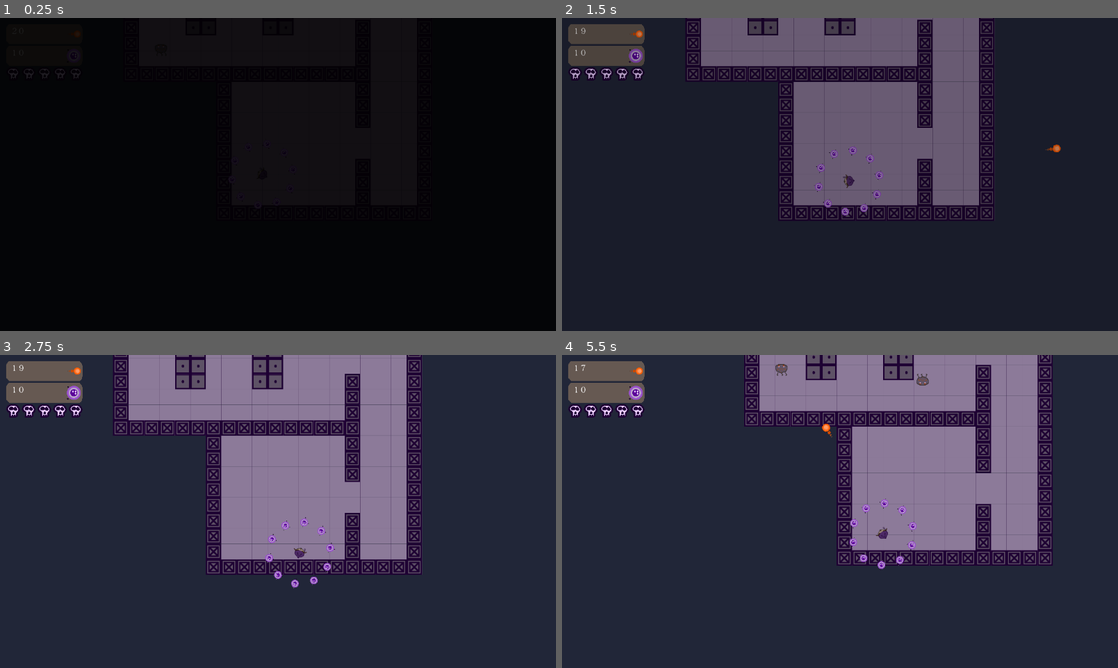
Above: before the commit, frames 1-4 (two rows, left to right).
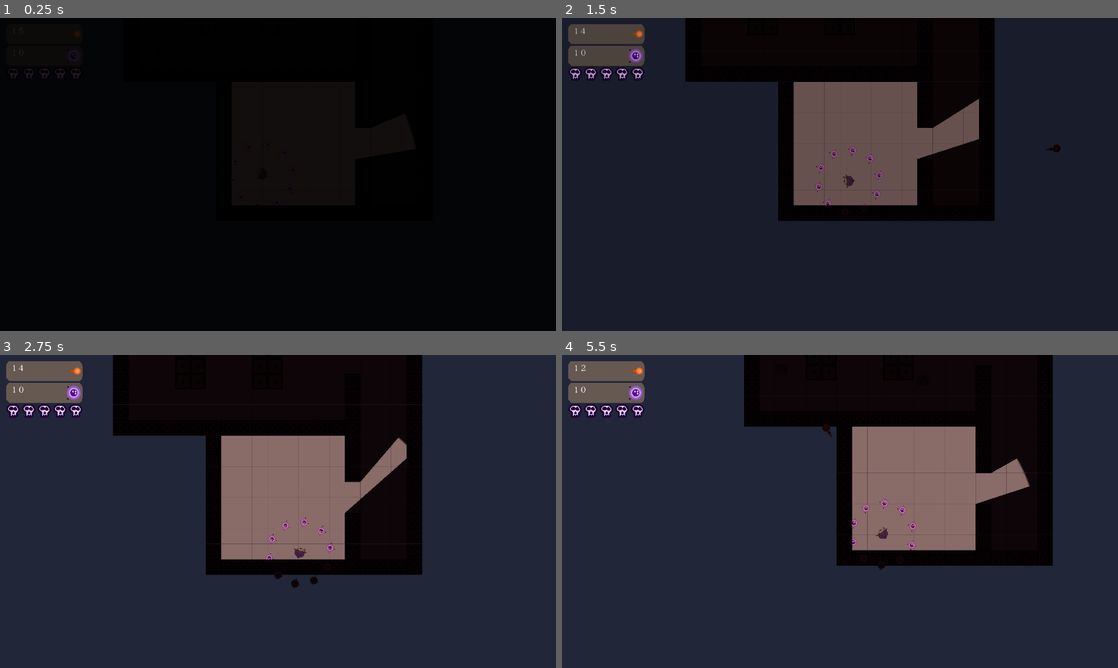
Above: after the commit, the same moments.

Repository: blackmadgames/sacrifices
Game: Godot game, scene res://scenes/game_scenes/Level1.tscn
Same seed, same stepped clock (60 frames per second), same inputs: the game is played once before the commit and once after it. This scene is started directly instead of the project's main scene.
Inputs (mouse positions are in pixels of both pictures, inside the frame that each line leads up to):
- Up to frame 1 (0.25 s): no input
- Up to frame 2 (1.5 s): move the mouse to (962, 158) at 0.52 s; hold D (move_right) 0.53-1.28 s; click (962, 158) at 0.6 s; move the mouse to (728, 190) at 1.27 s; hold S (move_down) from 1.28 s (still down); tap F (interact) at 1.35 s
- Up to frame 3 (2.75 s): move the mouse to (333, 442) at 2.02 s; release S (move_down) at 2.03 s; hold D (move_right) from 2.03 s (still down); tap Shift (look_ahead) at 2.1 s
- Up to frame 4 (5.5 s): move the mouse to (812, 574) at 2.77 s; release D (move_right) at 2.78 s; hold W (move_up) 2.78-3.53 s; click (812, 574) at 2.85 s; move the mouse to (1006, 558) at 3.52 s; hold A (move_left) 3.53-5.03 s; tap F (interact) at 3.6 s; move the mouse to (673, 464) at 4.27 s; tap Shift (look_ahead) at 4.35 s; move the mouse to (867, 511) at 5.02 s; hold S (move_down) from 5.03 s (still down); click (867, 511) at 5.1 s

The runs differ from the first frame. In frame 1, less than 0.1% of the frame differs, in the area x 28-47%, y 9-61%; in frame 2, 29%; in frame 3, 32%, in the area x 3-76%, y 0-75%; in frame 4, 30%.

Commit message:
Light games

Diff:
--- a/default_env.tres
+++ b/default_env.tres
@@ -3,5 +3,4 @@
 [sub_resource type="ProceduralSky" id=1]
 
 [resource]
-background_mode = 2
 background_sky = SubResource( 1 )
--- a/scenes/actors/Player.tscn
+++ b/scenes/actors/Player.tscn
@@ -11,6 +11,7 @@
 [ext_resource path="res://assets/sfx/Shoot.wav" type="AudioStream" id=9]
 [ext_resource path="res://scripts/PlayerCamera.gd" type="Script" id=10]
 [ext_resource path="res://scenes/fx/ScreenShake.tscn" type="PackedScene" id=11]
+[ext_resource path="res://assets/art/placeholders/img/light_circle.png" type="Texture" id=12]
 
 [sub_resource type="RectangleShape2D" id=1]
 extents = Vector2( 14.4138, 15.7931 )
@@ -81,6 +82,12 @@
 editor_draw_drag_margin = true
 
 [node name="ScreenShakeFX" parent="Pivot/CameraOffset/Camera2D" instance=ExtResource( 11 )]
+
+[node name="Light2D" type="Light2D" parent="."]
+texture = ExtResource( 12 )
+texture_scale = 5.0
+color = Color( 0.882353, 0.843137, 0.635294, 1 )
+shadow_enabled = true
 [connection signal="die" from="." to="." method="_on_Player_die"]
 [connection signal="fire" from="." to="SFX" method="_on_Player_fire"]
 [connection signal="fire" from="." to="Gun" method="_on_Player_fire"]
--- a/scenes/game_scenes/Level1.tscn
+++ b/scenes/game_scenes/Level1.tscn
@@ -36,74 +36,74 @@
 
 [node name="EnemySpawner" parent="." instance=ExtResource( 5 )]
 position = Vector2( 81.3809, -333.991 )
-spawn_on_ready = true
+delay_between_spawn = 60.0
 
 [node name="EnemySpawner2" parent="." instance=ExtResource( 5 )]
 position = Vector2( -208.973, -239.868 )
-spawn_on_ready = true
+delay_between_spawn = 60.0
 
 [node name="EnemySpawner3" parent="." instance=ExtResource( 5 )]
 position = Vector2( 401.547, -527.625 )
-spawn_on_ready = true
+delay_between_spawn = 60.0
 
 [node name="EnemySpawner4" parent="." instance=ExtResource( 5 )]
 position = Vector2( 399.924, -688.305 )
 rotation = -1.5708
-spawn_on_ready = true
+delay_between_spawn = 60.0
 
 [node name="EnemySpawner5" parent="." instance=ExtResource( 5 )]
 position = Vector2( 302.542, -430.784 )
 rotation = -1.5708
-spawn_on_ready = true
+delay_between_spawn = 60.0
 
 [node name="EnemySpawner6" parent="." instance=ExtResource( 5 )]
 position = Vector2( 145.109, -911.741 )
 rotation = -1.5708
-spawn_on_ready = true
+delay_between_spawn = 60.0
 
 [node name="EnemySpawner7" parent="." instance=ExtResource( 5 )]
 position = Vector2( -110.247, -653.68 )
 rotation = -1.5708
-spawn_on_ready = true
+delay_between_spawn = 60.0
 
 [node name="EnemySpawner8" parent="." instance=ExtResource( 5 )]
 position = Vector2( -46.9493, -1102.18 )
 rotation = -1.5708
-spawn_on_ready = true
+delay_between_spawn = 60.0
 
 [node name="EnemySpawner9" parent="." instance=ExtResource( 5 )]
 position = Vector2( -274.173, -1003.71 )
 rotation = -1.5708
-spawn_on_ready = true
+delay_between_spawn = 60.0
 
 [node name="EnemySpawner10" parent="." instance=ExtResource( 5 )]
 position = Vector2( -432.689, -1068.63 )
 rotation = -1.5708
-spawn_on_ready = true
+delay_between_spawn = 60.0
 
 [node name="EnemySpawner11" parent="." instance=ExtResource( 5 )]
 position = Vector2( -305.011, -1166.56 )
-spawn_on_ready = true
+delay_between_spawn = 60.0
 
 [node name="EnemySpawner12" parent="." instance=ExtResource( 5 )]
 position = Vector2( 239.245, -1164.93 )
-spawn_on_ready = true
+delay_between_spawn = 60.0
 
 [node name="EnemySpawner13" parent="." instance=ExtResource( 5 )]
 position = Vector2( 394.514, -1037.8 )
-spawn_on_ready = true
+delay_between_spawn = 60.0
 
 [node name="EnemySpawner14" parent="." instance=ExtResource( 5 )]
 position = Vector2( 301.461, -1300.73 )
-spawn_on_ready = true
+delay_between_spawn = 60.0
 
 [node name="EnemySpawner15" parent="." instance=ExtResource( 5 )]
 position = Vector2( 494.601, -1069.72 )
-spawn_on_ready = true
+delay_between_spawn = 60.0
 
 [node name="EnemySpawner16" parent="." instance=ExtResource( 5 )]
 position = Vector2( 527.061, -783.522 )
-spawn_on_ready = true
+delay_between_spawn = 60.0
 
 [node name="Shop" parent="." instance=ExtResource( 6 )]
 position = Vector2( 112, -558 )
@@ -124,6 +124,9 @@
 stream = ExtResource( 7 )
 volume_db = -18.0
 autoplay = true
+
+[node name="CanvasModulate" type="CanvasModulate" parent="."]
+color = Color( 0.0901961, 0.0431373, 0.0431373, 1 )
 [connection signal="fire" from="Player" to="CanvasLayer/GUI" method="_on_Player_fire"]
 [connection signal="healed" from="Player" to="CanvasLayer/GUI" method="_on_Player_healed"]
 [connection signal="hit" from="Player" to="CanvasLayer/GUI" method="_on_Player_hit"]
--- a/scripts/actors/Player.gd
+++ b/scripts/actors/Player.gd
@@ -8,7 +8,7 @@
 signal healed
 signal shield_up
 
-var max_gun_ammo: int = 20
+var max_gun_ammo: int = 15
 onready var gun_ammo = max_gun_ammo
 
 var shield_cost: int = 2
--- a/scripts/systems/EnemySpawner.gd
+++ b/scripts/systems/EnemySpawner.gd
@@ -3,8 +3,8 @@
 
 const ENEMY_SCENE = preload("res://scenes/actors/Enemy.tscn")
 
-export var delay_between_spawn: float = 15.0
-export var spawn_on_ready: bool = false
+export var delay_between_spawn: float = 20
+export var spawn_on_ready: bool = true
 
 func _ready() -> void:
     if spawn_on_ready:
--- a/tilesets/MapTileset.tres
+++ b/tilesets/MapTileset.tres
@@ -1,6 +1,12 @@
-[gd_resource type="TileSet" load_steps=6 format=2]
+[gd_resource type="TileSet" load_steps=8 format=2]
 
 [ext_resource path="res://assets/art/placeholders/img/tilemap.png" type="Texture" id=1]
+
+[sub_resource type="OccluderPolygon2D" id=5]
+polygon = PoolVector2Array( 32, 32, 0, 32, 0, 0, 32, 0 )
+
+[sub_resource type="OccluderPolygon2D" id=6]
+polygon = PoolVector2Array( 0, 0, 32, 0, 32, 32, 0, 32 )
 
 [sub_resource type="ConvexPolygonShape2D" id=1]
 points = PoolVector2Array( 0, 0, 32, 0, 32, 32, 0, 32 )
@@ -24,7 +30,7 @@
 0/autotile/icon_coordinate = Vector2( 0, 0 )
 0/autotile/tile_size = Vector2( 32, 32 )
 0/autotile/spacing = 0
-0/autotile/occluder_map = [  ]
+0/autotile/occluder_map = [ Vector2( 0, 1 ), SubResource( 5 ), Vector2( 2, 0 ), SubResource( 6 ) ]
 0/autotile/navpoly_map = [  ]
 0/autotile/priority_map = [  ]
 0/autotile/z_index_map = [ Vector3( 0, 0, -1 ), Vector3( 3, 0, -1 ) ]
Binary file added: assets/art/placeholders/img/light_circle.png
Not shown, added: assets/art/placeholders/img/light_circle.png.import
Not shown: 1 places in scenes/actors/Player.tscn that only renumber resources
